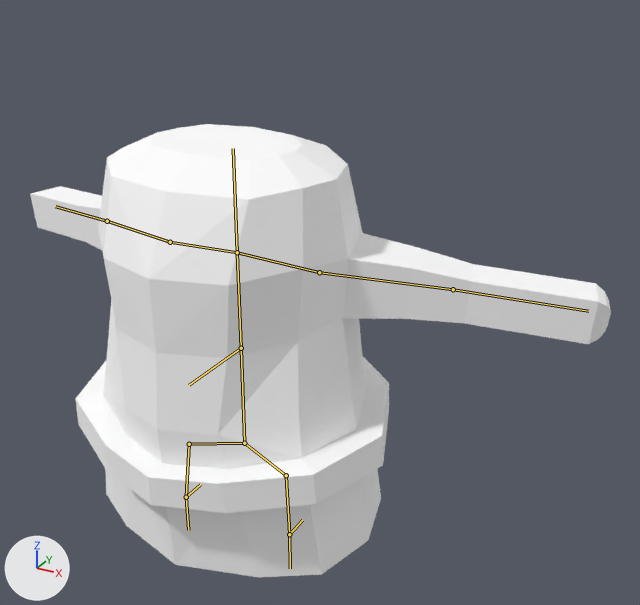
Before and after pictures for a commit that changed the Blender file TheFoodSupplier/Blender/haniwa.blend.
Before and after are seen from a camera (50 mm lens) standing at (5.73, -8.26, 6.47) and looking at (0.89, 0.54, 2.07). The axes (+X, +Y, +Z) are drawn at lower left. The lights are the same throughout. The bones that bend it are drawn over the model as lines.
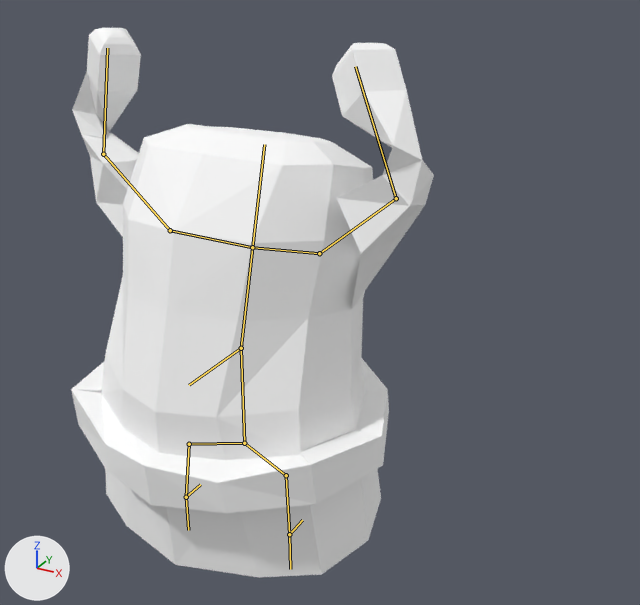
The newer file adds an action. The first version stands in its rest pose; the second is drawn at frame 10 of the action 'Win'.

Where the change shows, as pixel boxes (x1, y1, x2, y2) in the pictures (640 x 605 px):
'Plane', posed (37% narrower, 21% taller)
    before: (30, 124, 611, 577)
    after: (71, 28, 434, 577)
bone 'CenterBody', root to tip
    before: (241, 348) to (237, 252)
    after: (241, 348) to (252, 247)
bone 'RightBody', root to tip
    before: (237, 252) to (319, 272)
    after: (252, 247) to (319, 253)
bone 'RightArm', root to tip
    before: (319, 272) to (453, 289)
    after: (319, 253) to (396, 198)
bone 'RightHand', root to tip
    before: (453, 289) to (588, 311)
    after: (396, 198) to (355, 66)
bone 'LeftBody', root to tip
    before: (237, 252) to (170, 242)
    after: (252, 247) to (170, 230)
bone 'LeftArm', root to tip
    before: (170, 242) to (107, 221)
    after: (170, 230) to (103, 154)
bone 'LeftHand', root to tip
    before: (107, 221) to (55, 206)
    after: (103, 154) to (107, 48)

Patch to the scene script:
```diff
--- a/TheFoodSupplier/Blender/haniwa.blend.py
+++ b/TheFoodSupplier/Blender/haniwa.blend.py
@@ bone_centerbody @@
 bone_centerbody = bpy.data.objects['Armature'].pose.bones['CenterBody']  # child of 'BottomBody'
-bone_centerbody.rotation_quaternion = (1.0, 0.0, 0.0, 0.0)  # degrees (0, 0, 0)
+bone_centerbody.rotation_quaternion = (0.991, -0.134, 0.0, 0.0)  # degrees (-15, 0, 0)
@@ bone_rightbody @@
 bone_rightbody = bpy.data.objects['Armature'].pose.bones['RightBody']  # child of 'CenterBody'
-bone_rightbody.rotation_quaternion = (1.0, 0.0, 0.0, 0.0)  # degrees (0, 0, 0)
+bone_rightbody.rotation_quaternion = (0.911, 0.142, 0.373, -0.107)  # degrees (15, 45, -7)
@@ bone_rightarm @@
 bone_rightarm = bpy.data.objects['Armature'].pose.bones['RightArm']  # child of 'RightBody'
-bone_rightarm.rotation_quaternion = (1.0, 0.0, 0.0, 0.0)  # degrees (0, 0, 0)
+bone_rightarm.rotation_quaternion = (0.864, 0.241, 0.436, 0.07)  # degrees (44, 46, 29)
@@ bone_righthand @@
 bone_righthand = bpy.data.objects['Armature'].pose.bones['RightHand']  # child of 'RightArm'
-bone_righthand.rotation_quaternion = (1.0, 0.0, 0.0, 0.0)  # degrees (0, 0, 0)
+bone_righthand.rotation_quaternion = (0.588, -0.5, 0.396, 0.497)  # degrees (-46, 74, 44)
@@ bone_leftbody @@
 bone_leftbody = bpy.data.objects['Armature'].pose.bones['LeftBody']  # child of 'CenterBody'
-bone_leftbody.rotation_quaternion = (1.0, 0.0, 0.0, 0.0)  # degrees (0, 0, 0)
+bone_leftbody.rotation_quaternion = (0.895, 0.133, -0.399, 0.148)  # degrees (11, -49, 14)
@@ bone_leftarm @@
 bone_leftarm = bpy.data.objects['Armature'].pose.bones['LeftArm']  # child of 'LeftBody'
-bone_leftarm.rotation_quaternion = (1.0, 0.0, 0.0, 0.0)  # degrees (0, 0, 0)
+bone_leftarm.rotation_quaternion = (0.814, -0.087, -0.546, -0.178)  # degrees (8, -67, -30)
@@ bone_lefthand @@
 bone_lefthand = bpy.data.objects['Armature'].pose.bones['LeftHand']  # child of 'LeftArm'
-bone_lefthand.rotation_quaternion = (1.0, 0.0, 0.0, 0.0)  # degrees (0, 0, 0)
+bone_lefthand.rotation_quaternion = (0.445, -0.51, -0.611, -0.41)  # degrees (-10, -106, -72)
```
